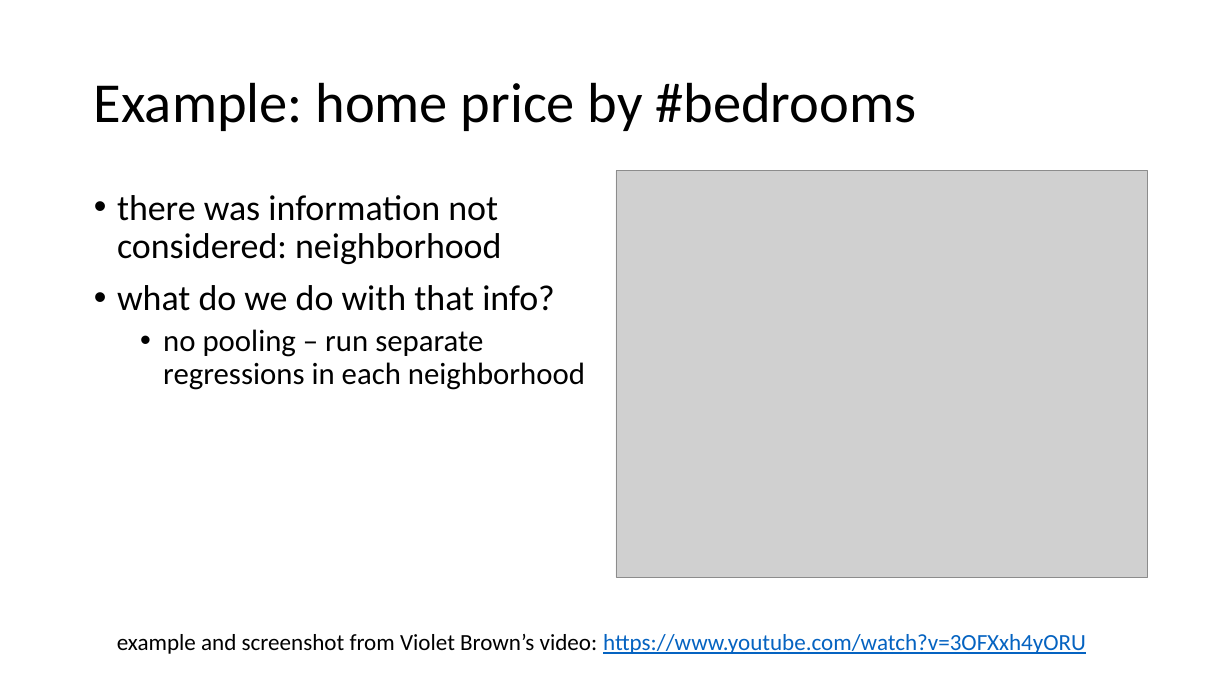
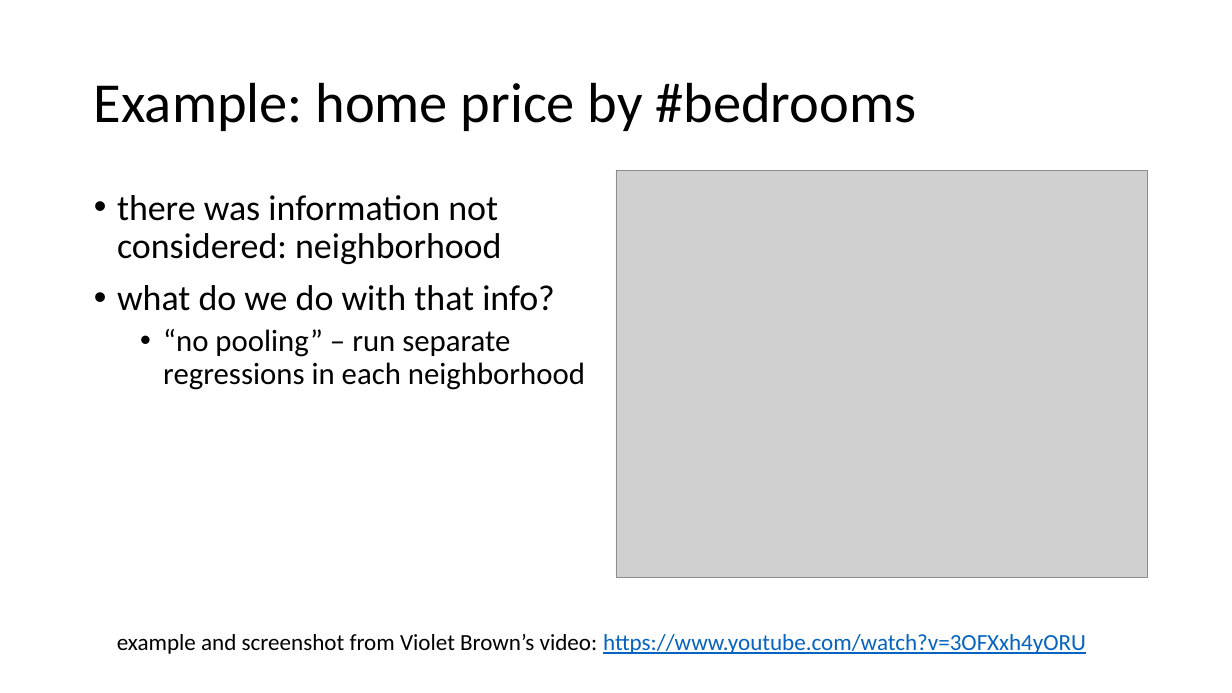
Before and after one commit to scream104/psych596, a slide deck: slide 27 of lecture-slides_upload/lecture/mixed-fx-lab.pptx. Drawn at 1232x693 pixels with LibreOffice and Linux fonts; fonts in the diff are those of the drawing; grey boxes stand for pictures. Boxes give left, top, right and bottom in pixels: in the first picture for what was removed or moved away, otherwise in the second. Text is boxed around its words. In the diff, an @@ line names an element or a change of style, - is before the commit and + after.

```diff
--- a/lecture-slides_upload/lecture/mixed-fx-lab.pptx
+++ b/lecture-slides_upload/lecture/mixed-fx-lab.pptx
@@ text at (x1=163, y1=329, x2=585, y2=390): text changed @@
-  • no pooling – run separate regressions in each neighborhood
+  • “no pooling” – run separate regressions in each neighborhood
```
Also in this commit, not shown: 6 other slides changed.
